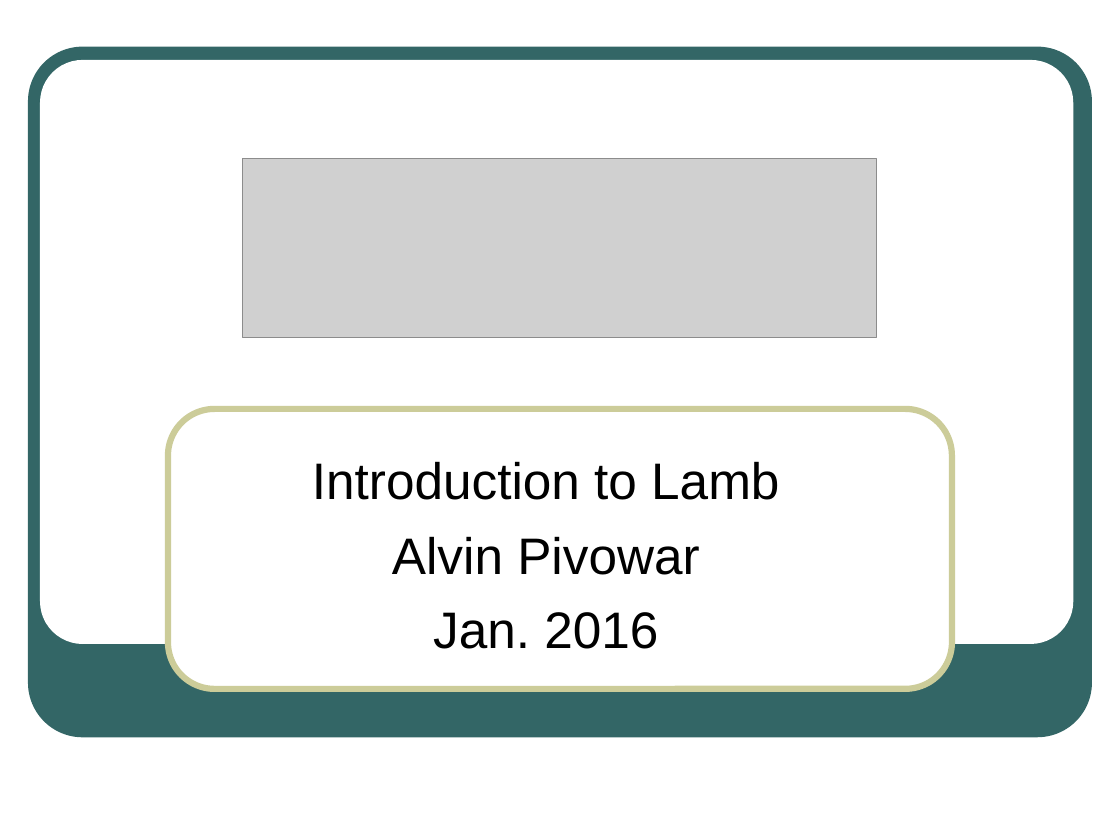
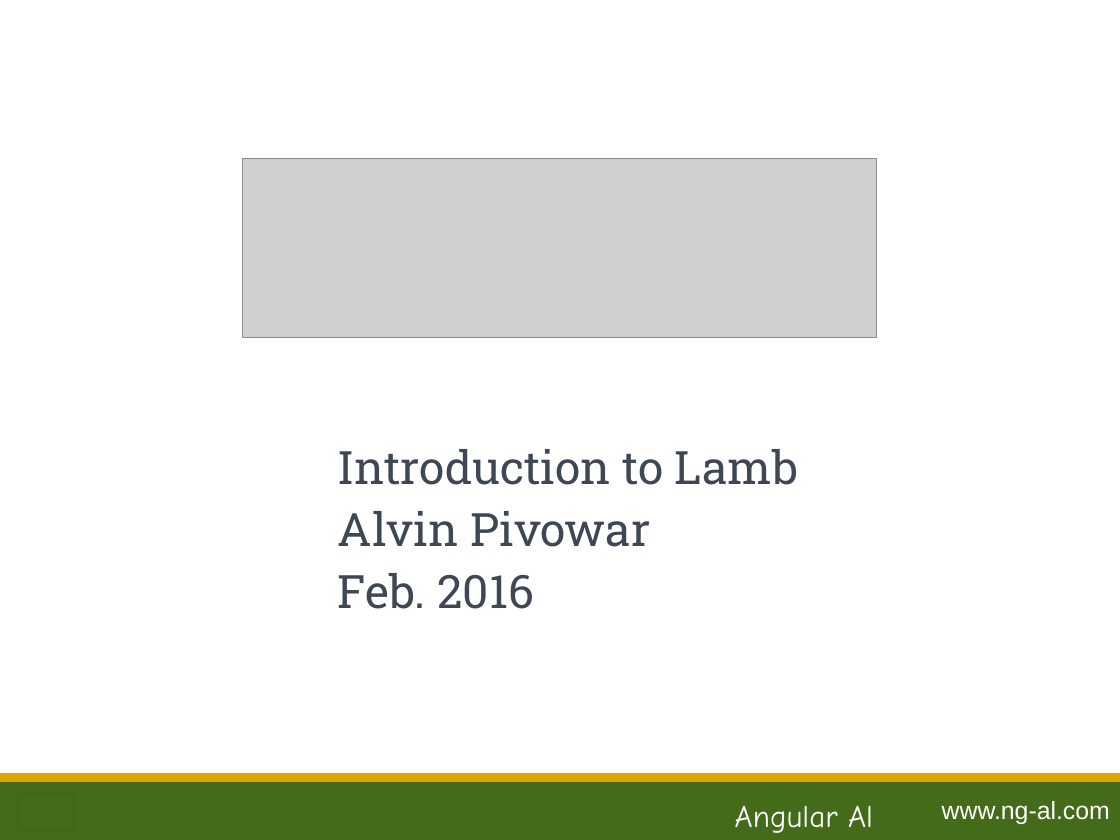
Before and after one commit to ng-al/LambSampleApp, a slide deck: slide 1 of Lamb.ppt. Drawn at 1120x840 pixels with LibreOffice and Linux fonts; fonts in the diff are those of the drawing; grey boxes stand for pictures. Boxes give left, top, right and bottom in pixels: in the first picture for what was removed or moved away, otherwise in the second. Text is boxed around its words. In the diff, an @@ line names an element or a change of style, - is before the commit and + after.

```diff
--- a/Lamb.ppt
+++ b/Lamb.ppt
@@ rectangle added at [24,48,1073,111], fill #FFFFFF @@
@@ rounded rectangle removed at [28,47,1092,738] @@
@@ rounded rectangle removed at [40,59,1074,644] @@
@@ rounded rectangle removed at [168,409,952,689] @@
@@ text "Introduction to Lamb": place and size @@
-text "Introduction to Lamb" at [312,461,779,649]
+text "Introduction to Lamb" at [338,449,798,609]
@@ text "Introduction to Lamb" at [338,449,798,609]: vertical alignment middle to top @@
@@ text at [338,449,798,547]: size 33 to 29.6 pt, font Arial to Roboto Slab, text colour #000000 to #3E4753 in "Introduction to Lamb", "Alvin Pivowar"; alignment centre to left; indent changed; line spacing 1 to 0.9 @@
@@ text at [338,573,533,609]: text changed; size 33 to 29.6 pt; font Arial to Roboto Slab; text colour #000000 to #3E4753 @@
-Jan. 2016
+Feb. 2016
@@ rectangle added at [0,778,1120,840], fill #446B19 @@
@@ rectangle added at [0,775,1120,781], fill #DFA602, outline #DFA602 2.01 pt @@
@@ rectangle added at [19,793,75,830], fill #446B19, outline #416816 2.01 pt @@
@@ text added at [735,805,873,833], 20 pt, text #FFFFFF @@
+Angular Al
@@ text added at [942,801,1110,824], 16 pt, text #FFFFFF @@
+www.ng-al.com
```
Also in this commit, not shown: 37 other slides changed, 1 slide added, 1 other file.
